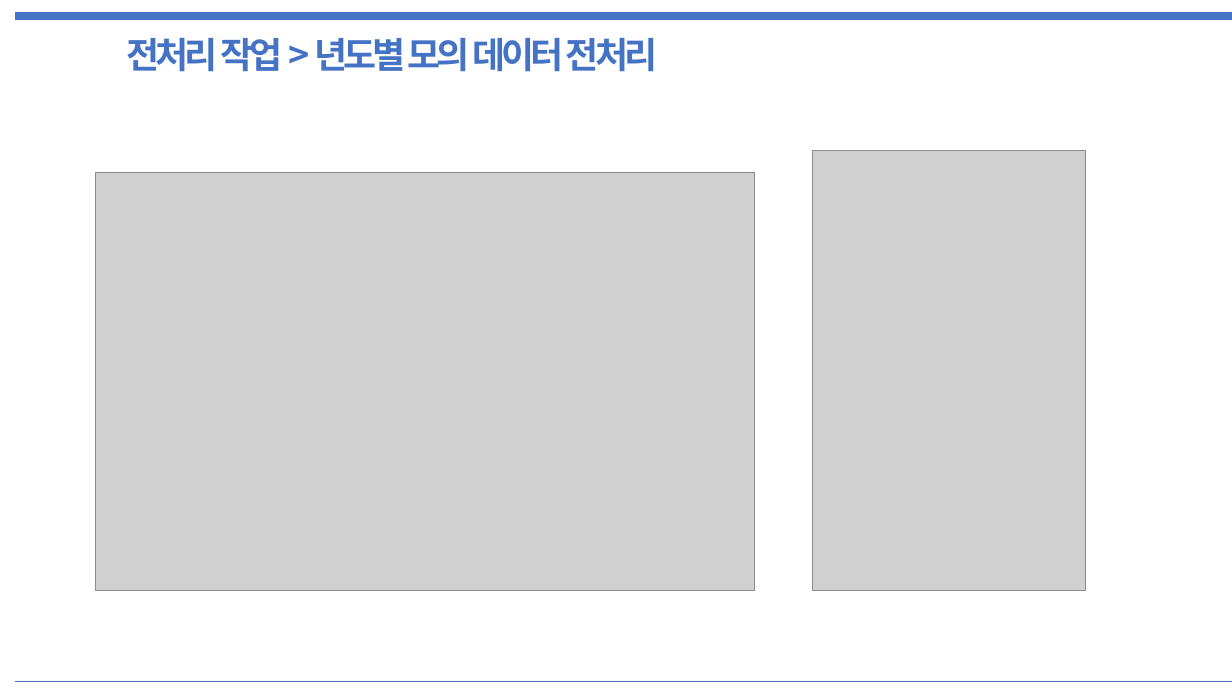
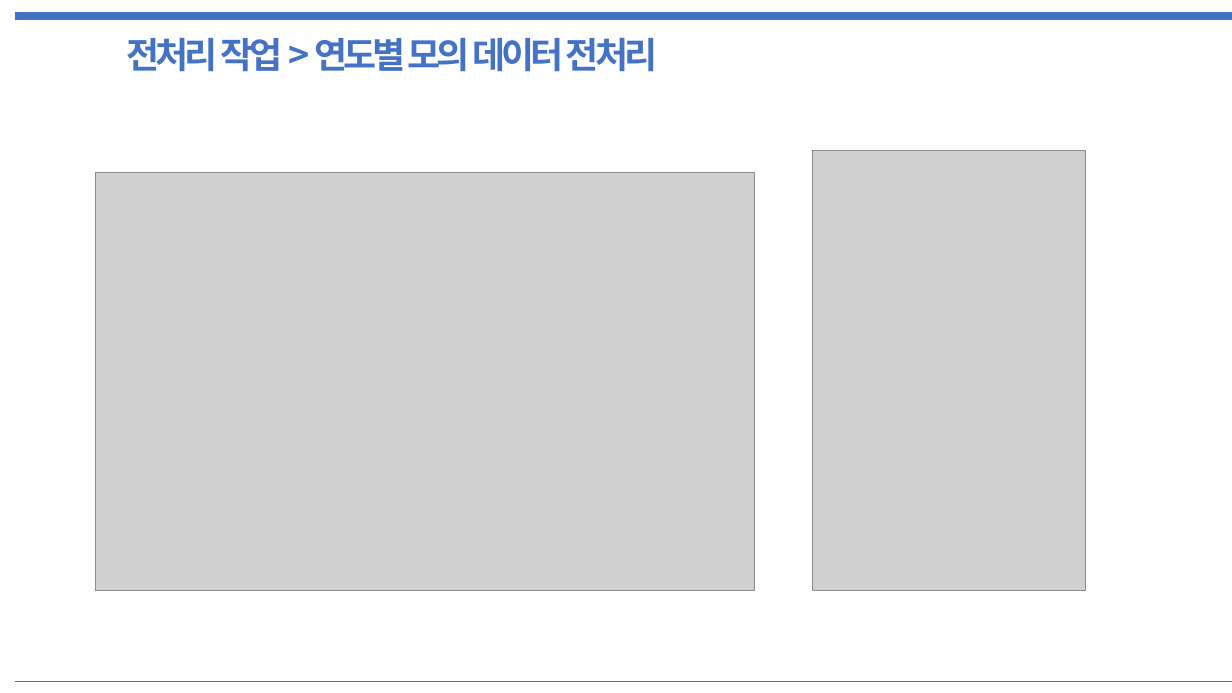
Before and after one commit to PaddingE/github_test, a slide deck: slide 7 of semi_project_final.pptx. Drawn at 1232x693 pixels with LibreOffice and Linux fonts; fonts in the diff are those of the drawing; grey boxes stand for pictures. Boxes give left, top, right and bottom in pixels: in the first picture for what was removed or moved away, otherwise in the second. Text is boxed around its words. In the diff, an @@ line names an element or a change of style, - is before the commit and + after.

```diff
--- a/semi_project_final.pptx
+++ b/semi_project_final.pptx
@@ text at [127, 38, 657, 72]: text changed @@
-전처리 작업 > 년도별 모의 데이터 전처리
+전처리 작업 > 연도별 모의 데이터 전처리
```
Also in this commit, not shown: 6 other slides changed.
